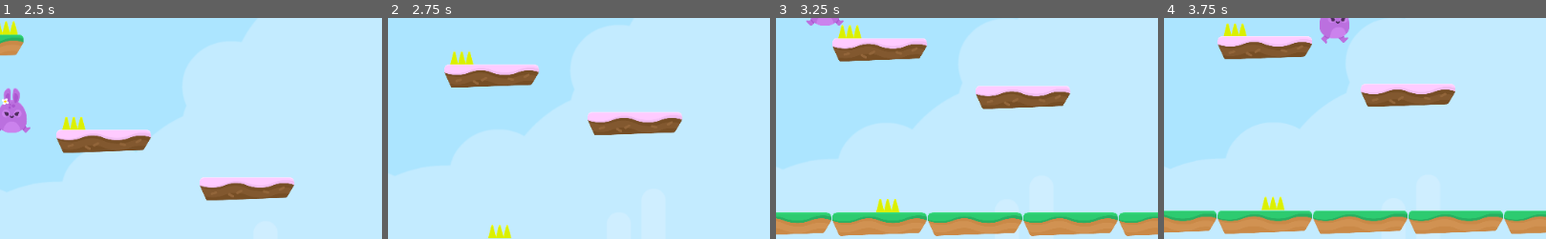
Above: before the commit, frames 1-4 (left to right).
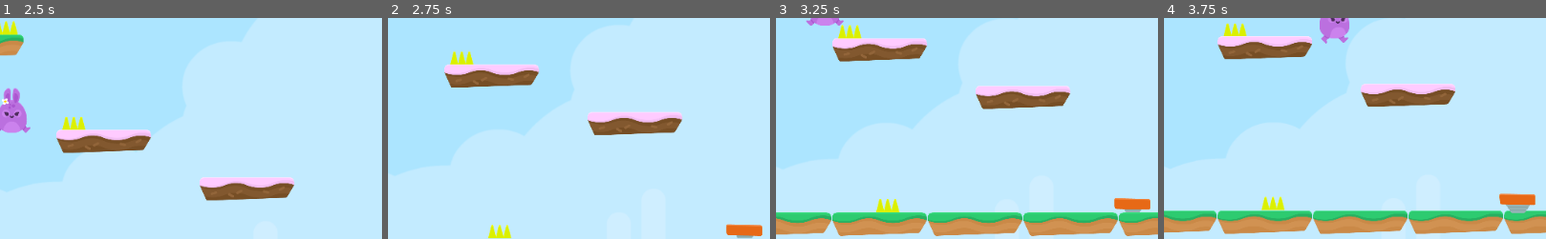
Above: after the commit, the same moments.

Repository: tyrone-serdan/godot-platformer
Game: Godot game, scene res://Scenes/Levels/testLevel.tscn
Same seed, same stepped clock (60 frames per second), same inputs: the game is played once before the commit and once after it.
Inputs:
- Up to frame 1 (2.5 s): tap Enter at 0.5 s; hold D (move_right) 0.53-2.03 s; tap Space (jump) at 0.77, 1.52 s; hold A (move_left) from 2.03 s (still down)
- Up to frame 2 (2.75 s): keep holding A (move_left)
- Up to frame 3 (3.25 s): release A (move_left) at 2.78 s; hold D (move_right) from 2.78 s (still down); tap Space (jump) at 3.02 s
- Up to frame 4 (3.75 s): keep holding D (move_right)
The pictures show only the part of the screen within x 43-93%, y 50-100%; the shares and areas given below are measured in that part.

Frame 1 is identical in both runs. In frame 2, 0.5% of the frame differs, in the area x 88-98%, y 93-100%; in frame 3, 0.5%; in frame 4, 0.7%, in the area x 87-98%, y 79-89%.

Commit message:
made folders better, added jump pad

Diff:
--- a/Scenes/Items/JumpPad.gd
+++ /dev/null
@@ -1,7 +0,0 @@
-extends Area2D
-
-
-
-
-func padEntered(body:Node):
-	pass # Replace with function body.
--- a/Scenes/Items/JumpPad.tscn
+++ /dev/null
@@ -1,25 +0,0 @@
-[gd_scene load_steps=5 format=2]
-
-[ext_resource path="res://GFX/Items/spring.png" type="Texture" id=1]
-[ext_resource path="res://GFX/Items/spring_in.png" type="Texture" id=2]
-
-[sub_resource type="SpriteFrames" id=1]
-animations = [ {
-"frames": [ ExtResource( 1 ), ExtResource( 2 ) ],
-"loop": true,
-"name": "default",
-"speed": 1.5
-} ]
-
-[sub_resource type="RectangleShape2D" id=2]
-extents = Vector2( 71.7786, 28.0758 )
-
-[node name="JumpPad" type="Area2D"]
-
-[node name="AnimatedSprite" type="AnimatedSprite" parent="."]
-frames = SubResource( 1 )
-frame = 1
-
-[node name="CollisionShape2D" type="CollisionShape2D" parent="."]
-position = Vector2( 0.483795, 0.618649 )
-shape = SubResource( 2 )
--- /dev/null
+++ b/Scenes/Items/JumpPad/JumpPad.gd
@@ -0,0 +1,9 @@
+extends Area2D
+
+
+signal animate
+
+func padEntered(player:Node):
+	emit_signal("animate")
+
+	player.boost()
--- /dev/null
+++ b/Scenes/Items/JumpPad/JumpPad.tscn
@@ -0,0 +1,59 @@
+[gd_scene load_steps=9 format=2]
+
+[ext_resource path="res://GFX/Items/spring.png" type="Texture" id=1]
+[ext_resource path="res://GFX/Items/spring_in.png" type="Texture" id=2]
+[ext_resource path="res://GFX/Items/spring_out.png" type="Texture" id=3]
+[ext_resource path="res://Scenes/Items/JumpPad/JumpPad.gd" type="Script" id=4]
+[ext_resource path="res://Scenes/Items/JumpPad/PadAnimation.gd" type="Script" id=5]
+
+[sub_resource type="SpriteFrames" id=1]
+animations = [ {
+"frames": [ ExtResource( 1 ), ExtResource( 2 ) ],
+"loop": true,
+"name": "default",
+"speed": 1.5
+}, {
+"frames": [ ExtResource( 2 ), ExtResource( 3 ) ],
+"loop": false,
+"name": "boost",
+"speed": 5.0
+} ]
+
+[sub_resource type="RectangleShape2D" id=2]
+extents = Vector2( 71.7786, 28.0758 )
+
+[sub_resource type="Animation" id=3]
+resource_name = "boost"
+length = 2.0
+tracks/0/type = "value"
+tracks/0/path = NodePath("AnimatedSprite:animation")
+tracks/0/interp = 1
+tracks/0/loop_wrap = true
+tracks/0/imported = false
+tracks/0/enabled = true
+tracks/0/keys = {
+"times": PoolRealArray( 0, 1.5, 2 ),
+"transitions": PoolRealArray( 1, 1, 1 ),
+"update": 1,
+"values": [ "boost", "boost", "default" ]
+}
+
+[node name="JumpPad" type="Area2D"]
+collision_layer = 8
+script = ExtResource( 4 )
+
+[node name="AnimatedSprite" type="AnimatedSprite" parent="."]
+frames = SubResource( 1 )
+frame = 1
+playing = true
+
+[node name="CollisionShape2D" type="CollisionShape2D" parent="."]
+position = Vector2( 0.483795, 0.618649 )
+shape = SubResource( 2 )
+
+[node name="AnimationPlayer" type="AnimationPlayer" parent="."]
+anims/boost = SubResource( 3 )
+script = ExtResource( 5 )
+
+[connection signal="animate" from="." to="AnimationPlayer" method="animate"]
+[connection signal="body_entered" from="." to="." method="padEntered"]
--- /dev/null
+++ b/Scenes/Items/JumpPad/PadAnimation.gd
@@ -0,0 +1,5 @@
+extends AnimationPlayer
+
+
+func animate():
+	play("boost")
--- a/Scenes/Levels/testLevel.tscn
+++ b/Scenes/Levels/testLevel.tscn
@@ -1,9 +1,10 @@
-[gd_scene load_steps=5 format=2]
+[gd_scene load_steps=6 format=2]
 
 [ext_resource path="res://Scenes/Player/Player.tscn" type="PackedScene" id=1]
 [ext_resource path="res://Scenes/Levels/Tileset.tres" type="TileSet" id=2]
 [ext_resource path="res://Scenes/Hazards/3SpikeTop.tscn" type="PackedScene" id=3]
-[ext_resource path="res://Scenes/Misc/LevelAudio.tscn" type="PackedScene" id=4]
+[ext_resource path="res://Scenes/Misc/LevelAudio/LevelAudio.tscn" type="PackedScene" id=4]
+[ext_resource path="res://Scenes/Items/JumpPad/JumpPad.tscn" type="PackedScene" id=5]
 
 [node name="Level1" type="Node2D"]
 
@@ -28,3 +29,6 @@
 position = Vector2( 1606.32, 358.49 )
 
 [node name="LevelAudio" parent="." instance=ExtResource( 4 )]
+
+[node name="JumpPad" parent="." instance=ExtResource( 5 )]
+position = Vector2( 2741.49, 1058.65 )
--- a/Scenes/Misc/GameOver.tscn
+++ b/Scenes/Misc/GameOver/GameOver.tscn
@@ -1,7 +1,7 @@
 [gd_scene load_steps=7 format=2]
 
 [ext_resource path="res://Fonts/candles_.ttf" type="DynamicFontData" id=1]
-[ext_resource path="res://Scenes/Misc/GameOver.gd" type="Script" id=2]
+[ext_resource path="res://Scenes/Misc/GameOver/GameOver.gd" type="Script" id=2]
 [ext_resource path="res://GFX/Background/bg_layer1.png" type="Texture" id=3]
 [ext_resource path="res://GFX/HUD/lifes.png" type="Texture" id=4]
 
--- a/Scenes/Misc/LevelAudio.gd
+++ b/Scenes/Misc/LevelAudio/LevelAudio.gd
@@ -15,4 +15,4 @@
 	stream = musicOptions[num]
 	autoplay = true
 	volume_db = -13
-	play()
+	# play()
--- a/Scenes/Misc/LevelAudio.tscn
+++ b/Scenes/Misc/LevelAudio/LevelAudio.tscn
@@ -1,6 +1,6 @@
 [gd_scene load_steps=2 format=2]
 
-[ext_resource path="res://Scenes/Misc/LevelAudio.gd" type="Script" id=1]
+[ext_resource path="res://Scenes/Misc/LevelAudio/LevelAudio.gd" type="Script" id=1]
 
 [node name="LevelAudio" type="AudioStreamPlayer"]
 script = ExtResource( 1 )
--- a/Scenes/Player/Player.gd
+++ b/Scenes/Player/Player.gd
@@ -3,8 +3,6 @@
 #onready var anim = $PlayerAnim
 
 var playerVec = Vector2.ZERO
-
-# const DATA = [{"SPEED": -1000, "JUMP": 1750}, {"UP": Vector2(0,-1), "GRAVITY": 80}]
 
 var GRAVITY # = DATA[1]["GRAVITY"]
 var UP # = DATA[1]["UP"]
@@ -12,6 +10,7 @@
 var JUMP # = DATA[0]["JUMP"]
 var WORLD_LIMIT
 var HEALTH
+var BOOST
 
 var easyModeVals = [15, 700]
 var amountJumped = 0
@@ -31,6 +30,7 @@
 	JUMP = playerVars.jump
 	SPEED = playerVars.speed
 	HEALTH = playerVars.health
+	BOOST = playerVars.boost
 
 	UP = Vector2(globalVars.upX, globalVars.upY)
 	GRAVITY = globalVars.gravity
@@ -87,13 +87,16 @@
 	position.y -= 1
 	yield(get_tree(), "idle_frame")
 
-	playerVec.y -= JUMP * 1
+	playerVec.y -= JUMP
 	amountJumped += 1
 	recentlyHurt = true
 
 	yield(get_tree().create_timer(0.2), "timeout")
 	recentlyHurt = false
 
+func boost():
+	playerVec.y -= BOOST
+
 
 
 func animate():
--- a/Scenes/Player/Player.json
+++ b/Scenes/Player/Player.json
@@ -1,5 +1,6 @@
 {
     "speed": -1000,
     "jump": 1750,
-    "health": 3
+    "health": 3,
+    "boost": 2500
 }
--- a/Scenes/Player/Player.tscn
+++ b/Scenes/Player/Player.tscn
@@ -14,8 +14,7 @@
 
 [node name="Player" type="KinematicBody2D"]
 position = Vector2( 478.192, 1169.66 )
-collision_layer = 5
-collision_mask = 6
+collision_mask = 14
 script = ExtResource( 2 )
 __meta__ = {
 "_edit_group_": true
--- a/project.godot
+++ b/project.godot
@@ -17,6 +17,7 @@
 [global]
 
 "layer name"=false
+layer_names=false
 
 [input]
 
@@ -42,6 +43,7 @@
 2d_physics/layer_1="player"
 2d_physics/layer_2="terrain"
 2d_physics/layer_3="hazards"
+2d_physics/layer_4="items"
 
 [physics]
 
Renamed: Scenes/Misc/GameOver.gd -> Scenes/Misc/GameOver/GameOver.gd
